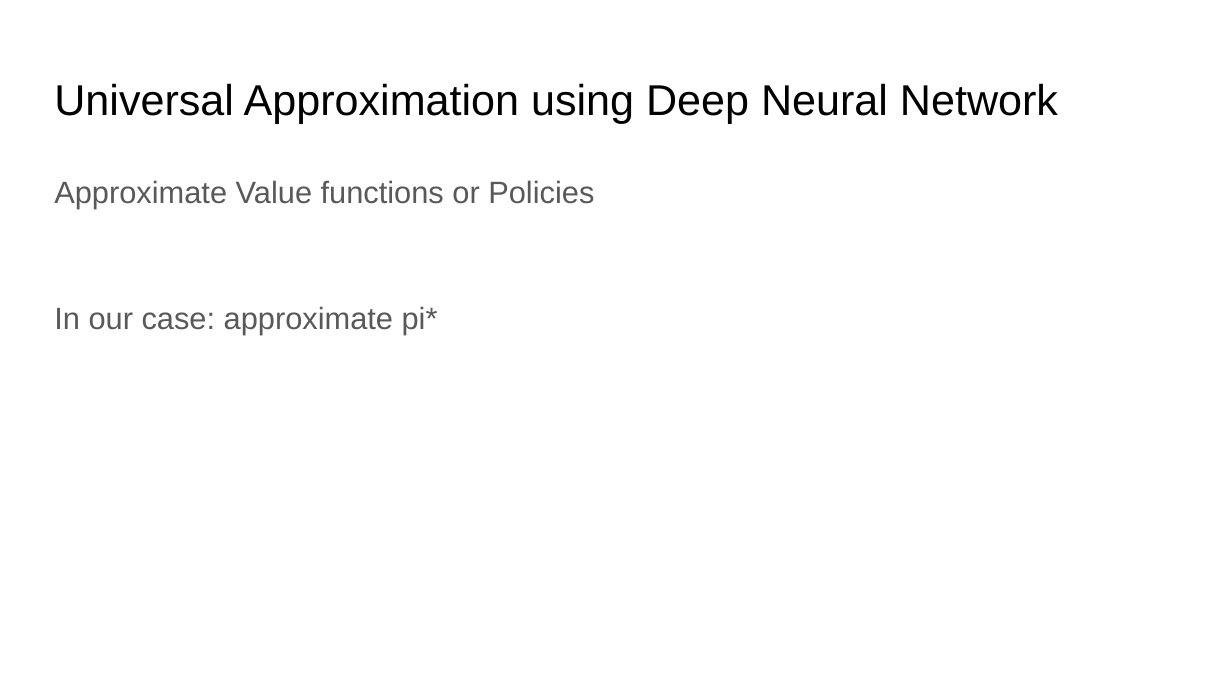
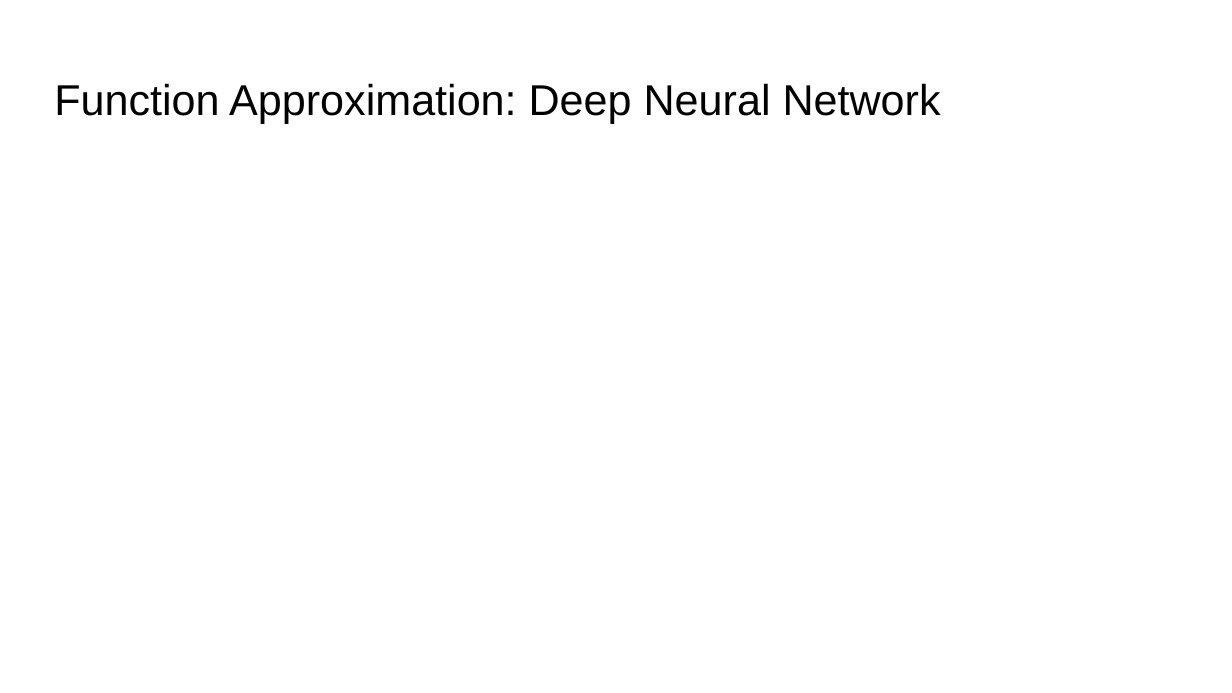
Before and after one commit to Stevenhunter167/Towards-Interpretable-Reinforcement-Learning-Using-Attention-Augmented-Agents-Replication, a slide deck: slide 5 of Presentation.pptx (slide 6 before the commit). Drawn at 1232x693 pixels with LibreOffice and Linux fonts; fonts in the diff are those of the drawing; grey boxes stand for pictures. Boxes give left, top, right and bottom in pixels: in the first picture for what was removed or moved away, otherwise in the second. Text is boxed around its words. In the diff, an @@ line names an element or a change of style, - is before the commit and + after.

```diff
--- a/Presentation.pptx
+++ b/Presentation.pptx
@@ title at [54, 83, 941, 123]: text changed @@
-Universal Approximation using Deep Neural Network
+Function Approximation: Deep Neural Network
@@ text removed at [54, 180, 594, 335] @@
-Approximate Value functions or Policies
-In our case: approximate pi*
```
Also in this commit, not shown: 7 other slides changed, 1 slide added, 1 slide removed, 1 other file.
